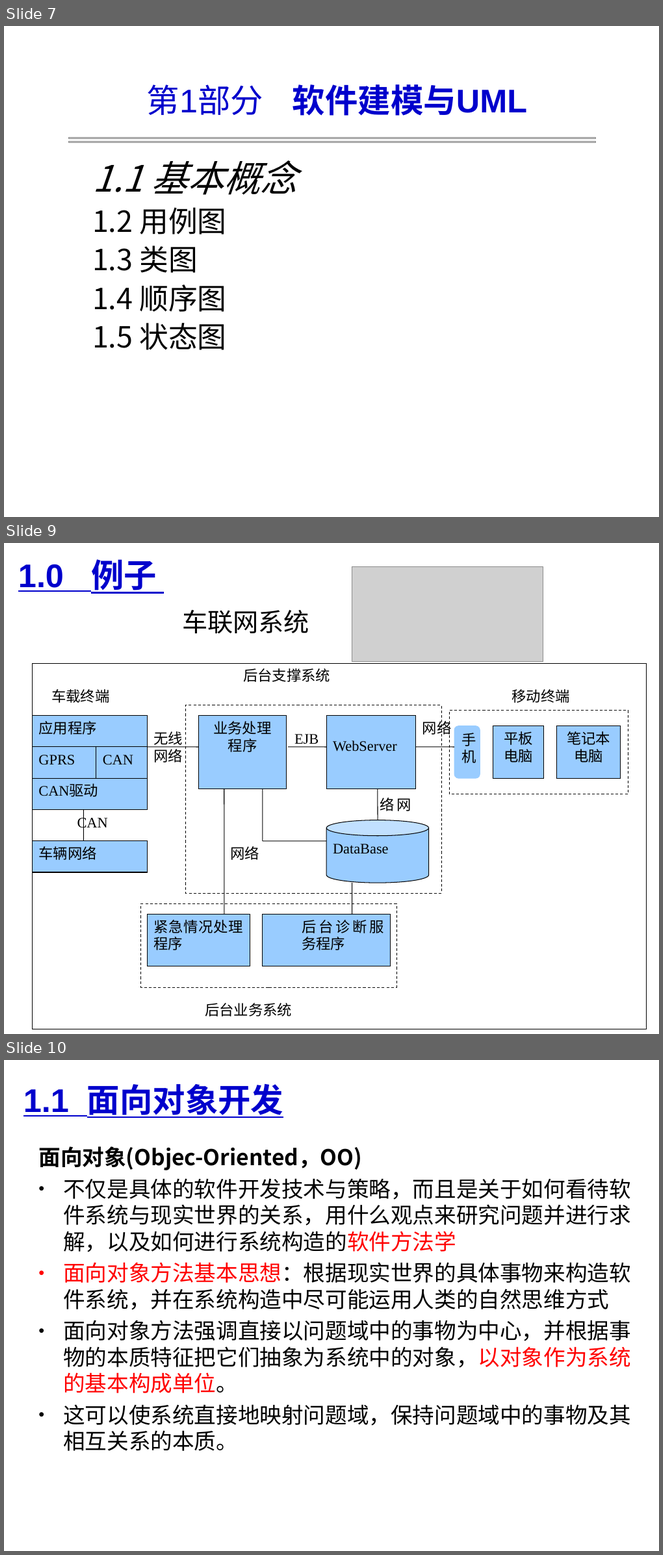
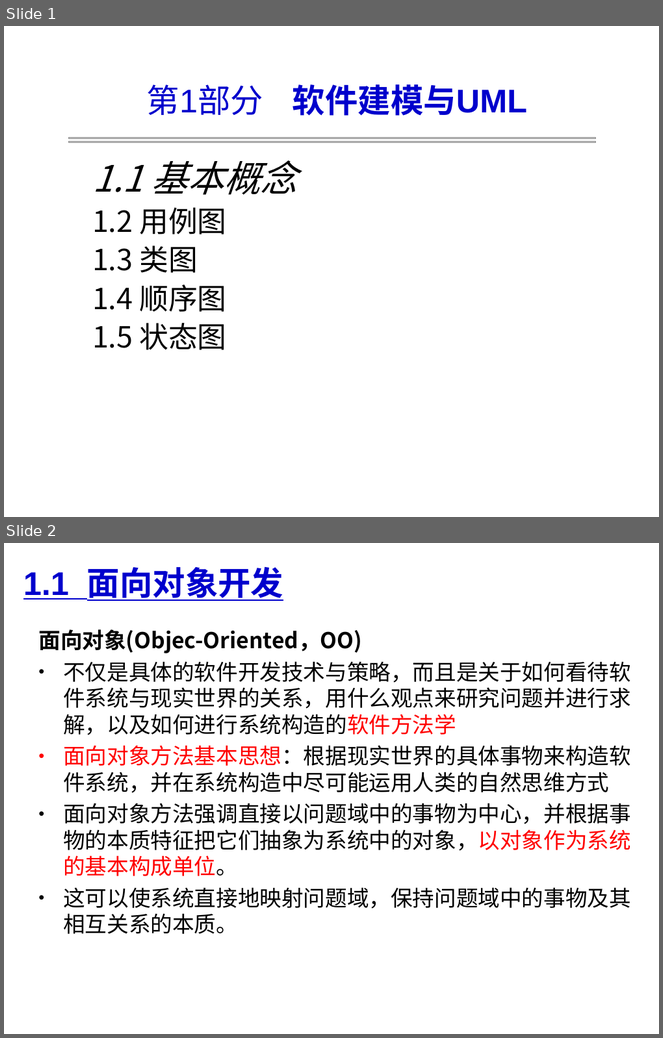
Before and after one commit to Zhangyucong0210/UML_DataBase, a slide deck: PPT/1.1UML基础.ppt. Shown one above the other, each under a label of ours: slides 7, 9 and 10 before the commit, slides 1 and 2 after it; the slides between them are not shown. The pictures are 663x1555 and 663x1038 pixels, drawn with LibreOffice and Linux fonts; fonts in the diff are those of the drawing; grey boxes stand for pictures. Boxes give left, top, right and bottom in pixels: in the first picture for what was removed or moved away, otherwise in the second. Text is boxed around its words. In the diff, an @@ line names an element or a change of style, - is before the commit and + after.

```diff
--- a/PPT/1.1UML基础.ppt
+++ b/PPT/1.1UML基础.ppt
@@ slide 9 removed at (x1=4, y1=543, x2=659, y2=1034), background #FFFFFF @@
@@ title removed at (x1=18, y1=559, x2=157, y2=594) @@
-1.0 例子
@@ picture removed at (x1=352, y1=566, x2=543, y2=661) @@
@@ subtitle removed at (x1=182, y1=610, x2=310, y2=634) @@
-车联网系统
@@ group removed at (x1=32, y1=663, x2=646, y2=1030): 15 rectangles, 10 texts, 9 lines, 1 rounded rectangle, 1 cylinder @@
-后台业务系统
-手机
-平板
-电脑
-笔记本
-电脑
-DataBase
-业务处理
-程序
-应用程序
-GPRS
-CAN
-  后台诊断服务程序
-紧急情况处理程序
-CAN驱动
-车辆网络
-无线
-网络
-CAN
-网络
-EJB
-网络
-后台支撑系统
-移动终端
-车载终端
-WebServer
-网络
@@ what was slide 7 is now slide 1 @@
@@ what was slide 10 is now slide 2 @@
```
Also in this commit, not shown: 9 slides changed, 7 other slides removed, 31 other files.
